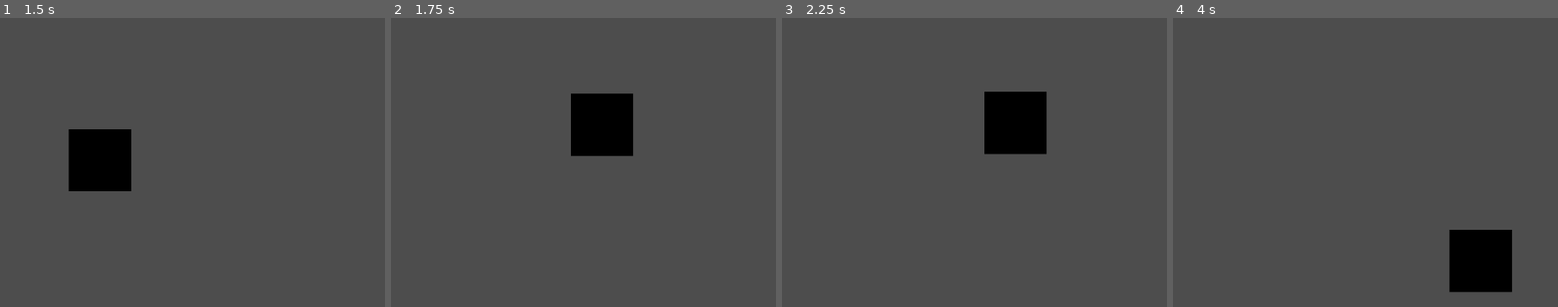
Above: before the commit, frames 1-4 (left to right).
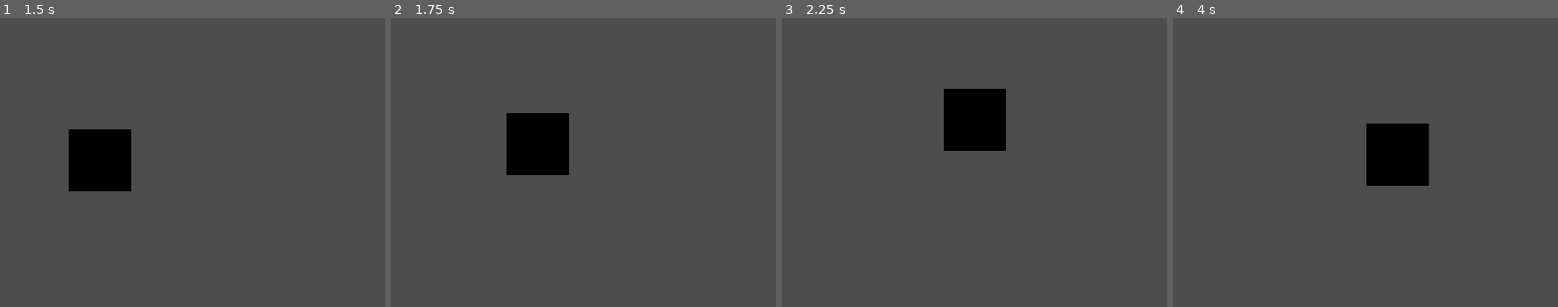
Above: after the commit, the same moments.

Repository: CD1FOX/MovingSquare
Game: Godot game, scene res://Scenes/main.tscn
The game is run twice, just before and just after one commit, with the same random seed, the same clock (stepped at 60 frames per second) and the same inputs.
Inputs:
- Up to frame 1 (1.5 s): hold D (Right) from 0.53 s (still down); tap Keypad 2 (Slow Motion) at 0.6 s; tap W (Jump) at 0.77 s; tap Keypad 1 (Dash) at 1.35 s
- Up to frame 2 (1.75 s): keep holding D (Right); tap W (Jump) at 1.52 s; tap Keypad 2 (Slow Motion) at 1.55 s
- Up to frame 3 (2.25 s): release D (Right) at 2.03 s; hold A (Left) from 2.03 s (still down); tap Keypad 2 (Slow Motion) at 2.1 s
- Up to frame 4 (4 s): release A (Left) at 2.78 s; hold D (Right) from 2.78 s (still down); tap Shift (Sprint) at 2.85 s; tap W (Jump) at 3.02, 3.77 s; tap Keypad 2 (Slow Motion) at 3.05, 3.6 s

Frame 1 is identical in both runs. In frame 2, 7.0% of the frame differs, in the area x 29-63%, y 26-55%; in frame 3, 4.7%; in frame 4, 7.1%, in the area x 50-89%, y 36-96%.

Commit message:
Update
Added:
- Cooldown Timer for slow motion skill

Diff:
--- a/Scenes/Entity/Player/player.gd
+++ b/Scenes/Entity/Player/player.gd
@@ -17,6 +17,10 @@
 var dashDirection = 0
 var jumpCount = 0
 
+#Slowmotion Variables
+var isSlowMotion = false
+var slowMotionTimer = 0.0
+var slowMotionCooldownTimer = 0.0
 
 #Main Physics
 func _physics_process(delta: float) -> void:
@@ -24,11 +28,20 @@
 	var speed = normalSpeed
 
 	#Slow Motion
-	if Input.is_action_just_pressed("Slow Motion"):
+	if Input.is_action_just_pressed("Slow Motion") and not isSlowMotion and slowMotionCooldownTimer <= 0:
+		isSlowMotion = true
 		if Engine.time_scale == 1.0:
 			Engine.time_scale = 0.3
-		else:
-			Engine.time_scale = 1.0
+		slowMotionTimer = 1.0
+		slowMotionCooldownTimer = 3.0
+
+	if isSlowMotion:
+		slowMotionTimer -= delta
+		if slowMotionTimer <= 0:
+			isSlowMotion = false
+	else:
+		Engine.time_scale = 1.0
+
 
 	#Left / Right Input
 	if Input.is_action_pressed("Left"):
@@ -72,5 +85,9 @@
 	if dashCooldownTimer > 0:
 		dashCooldownTimer -= delta
 
+	if slowMotionCooldownTimer != 0:
+		slowMotionCooldownTimer -= delta
+
+	print(slowMotionTimer)
 	#Move the character
 	move_and_slide()
